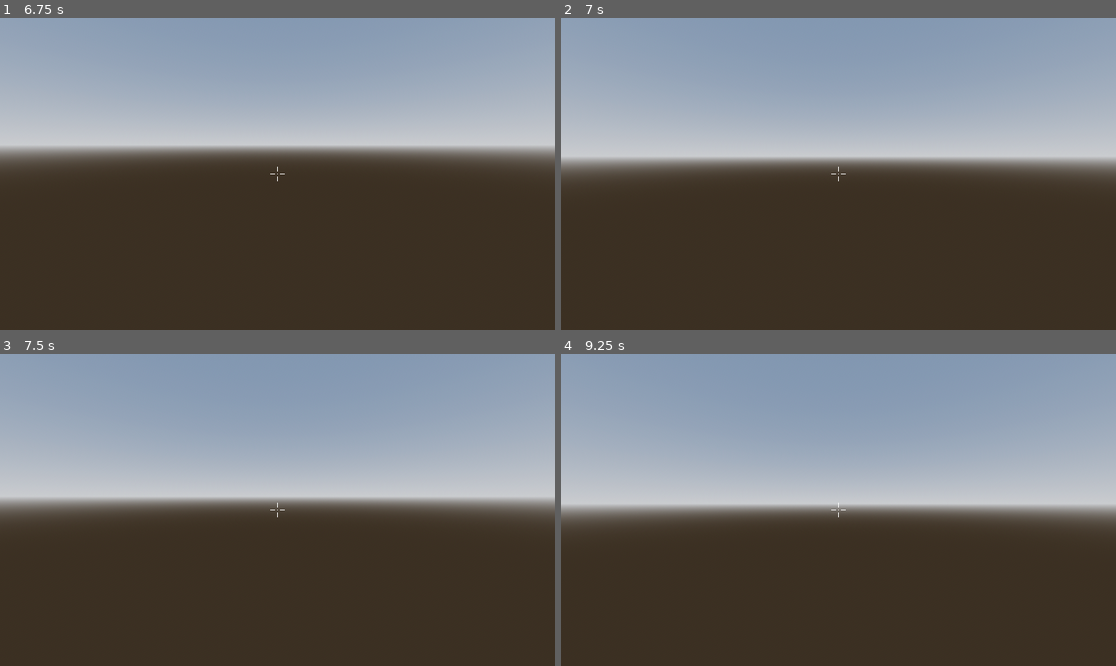
Above: before the commit, frames 1-4 (two rows, left to right).
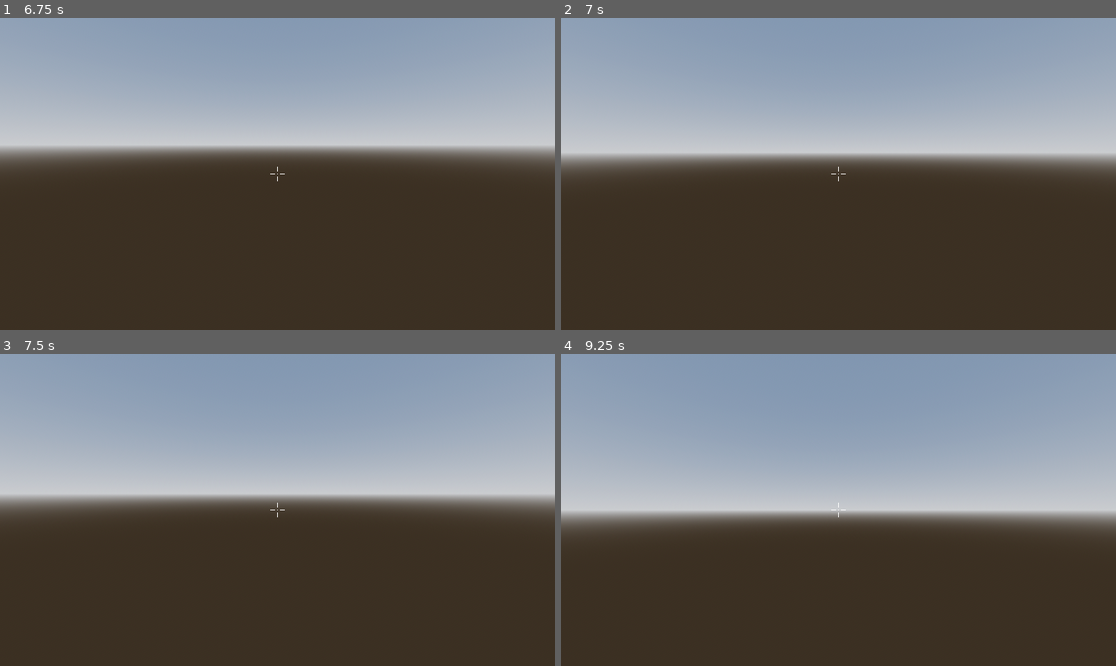
Above: after the commit, the same moments.

Repository: sushisoup867/DTAS-2
Game: Godot game, scene res://scenes/World.tscn
The game is run twice, just before and just after one commit, with the same random seed, the same clock (stepped at 60 frames per second) and the same inputs.
Inputs (mouse positions are in pixels of both pictures, inside the frame that each line leads up to):
- Up to frame 1 (6.75 s): tap Enter at 0.5 s; move the mouse to (271, 180) at 0.52 s; hold Ctrl (slide) 0.53-1.28 s; hold W (move_forward) 0.53-2.78 s; tap Space (jump) at 0.77, 0.8, 1.07, 1.35, 1.52, 1.82, 2.3, 3.02, 3.32, 3.77, 3.8, 4.07, 4.35, 4.52, 4.82, 5.3, 6.02, 6.32 s; move the mouse to (316, 177) at 1.27 s; tap Ctrl (slide) every 1.5 s from 1.55 to 6.05 s; move the mouse to (233, 170) at 2.02 s; hold Ctrl (slide) 2.03-2.78 s; move the mouse to (283, 174) at 2.77 s; hold A (strafe_left) 2.78-3.53 s; tap Shift (sprint) at 2.85, 5.85 s; move the mouse to (255, 167) at 3.52 s; hold Ctrl (slide) 3.53-4.28 s; hold W (move_forward) 3.53-5.78 s; move the mouse to (305, 174) at 4.27 s; move the mouse to (249, 174) at 5.02 s; hold Ctrl (slide) 5.03-5.78 s; move the mouse to (288, 167) at 5.77 s; hold D (strafe_right) 5.78-6.53 s; move the mouse to (271, 180) at 6.52 s; hold W (move_forward) from 6.53 s (still down); hold Ctrl (slide) from 6.53 s (still down)
- Up to frame 2 (7 s): keep holding W (move_forward); keep holding Ctrl (slide); tap Space (jump) at 6.77, 6.8 s
- Up to frame 3 (7.5 s): keep holding W (move_forward); tap Space (jump) at 7.07, 7.25, 7.35 s; move the mouse to (316, 513) at 7.27 s; release Ctrl (slide) at 7.28 s
- Up to frame 4 (9.25 s): tap Space (jump) at 7.52, 7.82, 8.3, 8.75, 9.02 s; tap Ctrl (slide) at 7.55, 9.05 s; tap Enter at 8 s; move the mouse to (794, 506) at 8.02 s; hold Ctrl (slide) 8.03-8.78 s; move the mouse to (844, 510) at 8.77 s; release W (move_forward) at 8.78 s; hold A (strafe_left) from 8.78 s (still down); tap Shift (sprint) at 8.85 s

Frame 1 is identical in both runs. In frame 2, 3.5% of the frame differs, in the area x 0-100%, y 43-48%; in frame 3, 2.4%; in frame 4, 5.3%, in the area x 0-100%, y 48-55%.

Commit message:
another roadblock
E19

Diff:
--- a/dtas-2/scenes/player.tscn
+++ b/dtas-2/scenes/player.tscn
@@ -11,6 +11,7 @@
 [ext_resource type="Script" uid="uid://clmhie1uh2e77" path="res://scripts/debug_panel.gd" id="7_fjrip"]
 [ext_resource type="Script" uid="uid://cjo3fy7gue53w" path="res://scripts/States/sliding_player_state.gd" id="7_y4r1p"]
 [ext_resource type="Script" uid="uid://dvkhxopwphvk3" path="res://scripts/States/jumping_player_state.gd" id="8_d2wvv"]
+[ext_resource type="Script" uid="uid://bblwtx07kle76" path="res://scripts/States/falling_player_state.gd" id="9_3v2ag"]
 
 [sub_resource type="CapsuleShape3D" id="CapsuleShape3D_u8vuu"]
 
@@ -326,6 +327,8 @@
 [node name="ReflectionProbe" type="ReflectionProbe" parent="Head/Camera3D"]
 update_mode = 1
 
+[node name="WeaponRig" type="Node3D" parent="Head/Camera3D"]
+
 [node name="AnimationPlayer" type="AnimationPlayer" parent="."]
 unique_name_in_owner = true
 libraries = {
@@ -364,6 +367,10 @@
 
 [node name="JumpingPlayerState" type="Node" parent="TheMimic"]
 script = ExtResource("8_d2wvv")
+metadata/_custom_type_script = "uid://cpy0s5vfbu7cg"
+
+[node name="FallingPlayerState" type="Node" parent="TheMimic"]
+script = ExtResource("9_3v2ag")
 metadata/_custom_type_script = "uid://cpy0s5vfbu7cg"
 
 [node name="UI" type="Control" parent="."]
--- /dev/null
+++ b/dtas-2/scripts/States/falling_player_state.gd
@@ -0,0 +1,29 @@
+class_name FallingPlayerState
+
+extends PlayerMovementState
+
+@export var speed: float = 5.0
+@export var double_jump_velocity: float = 10.5
+
+var double_jump: bool = false
+
+func enter(previous_state) -> void:
+	animation.pause()
+
+func exit():
+	double_jump = false
+
+func update(delta):
+	player.update_gravity(delta)
+	player.update_input(speed)
+	player.update_velocity()
+
+	if Input.is_action_just_pressed('jump') and !double_jump:
+		player.velocity.y = double_jump_velocity
+		animation.play('jump_start')
+		double_jump = true
+	if Input.is_action_just_pressed('slide'):
+		player.velocity.y = -75
+	if player.is_on_floor():
+		animation.play('jump_end')
+		transition.emit("IdlePlayerState")
--- a/dtas-2/scripts/States/idle_player_state.gd
+++ b/dtas-2/scripts/States/idle_player_state.gd
@@ -27,3 +27,6 @@
 
 	if Input.is_action_just_pressed('jump') and player.is_on_floor:
 		transition.emit('JumpingPlayerState')
+
+	if player.velocity.y < -3 and !player.is_on_floor():
+		transition.emit('FallingPlayerState')
--- a/dtas-2/scripts/States/sprinting_player_state.gd
+++ b/dtas-2/scripts/States/sprinting_player_state.gd
@@ -17,3 +17,6 @@
 
 	if Input.is_action_just_released("sprint") or player.velocity.length() == 0.0:
 		transition.emit("IdlePlayerState")
+
+	if player.velocity.y < -3 and !player.is_on_floor():
+		transition.emit('FallingPlayerState')
--- a/dtas-2/scripts/States/walking_player_state.gd
+++ b/dtas-2/scripts/States/walking_player_state.gd
@@ -20,3 +20,6 @@
 
 	if Global.player.velocity.length() == 0.0:
 		transition.emit("IdlePlayerState")
+
+	if player.velocity.y < -3 and !player.is_on_floor():
+		transition.emit('FallingPlayerState')
Not shown: 1 places in dtas-2/scenes/player.tscn that only renumber resources
Not shown, added: dtas-2/scripts/States/falling_player_state.gd.uid
